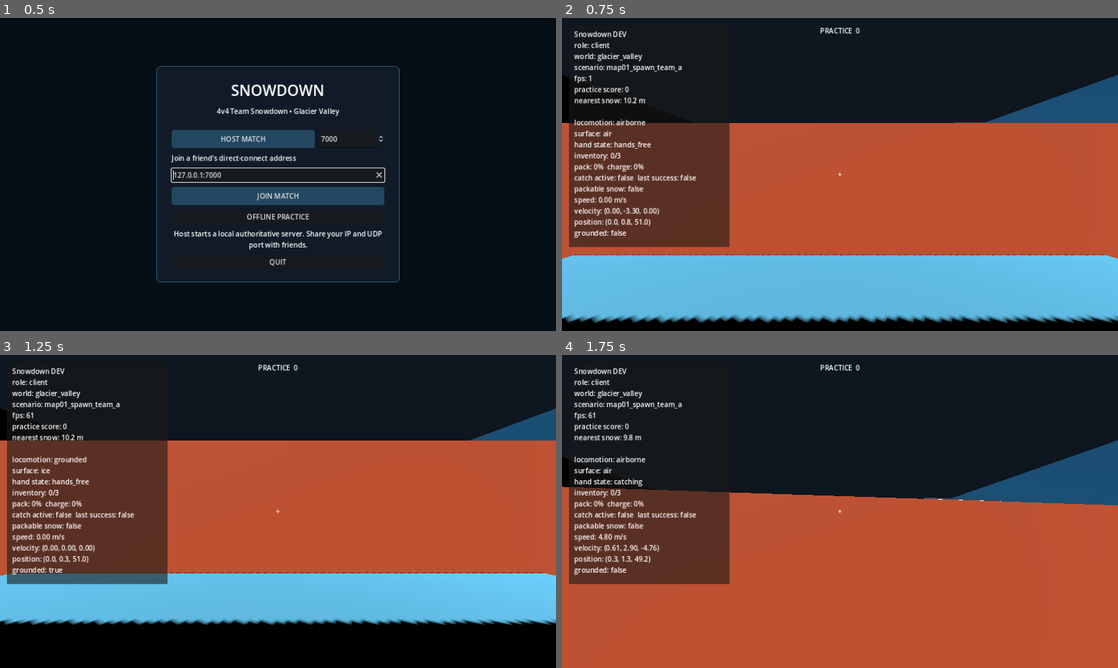
Above: before the commit, frames 1-4 (two rows, left to right).
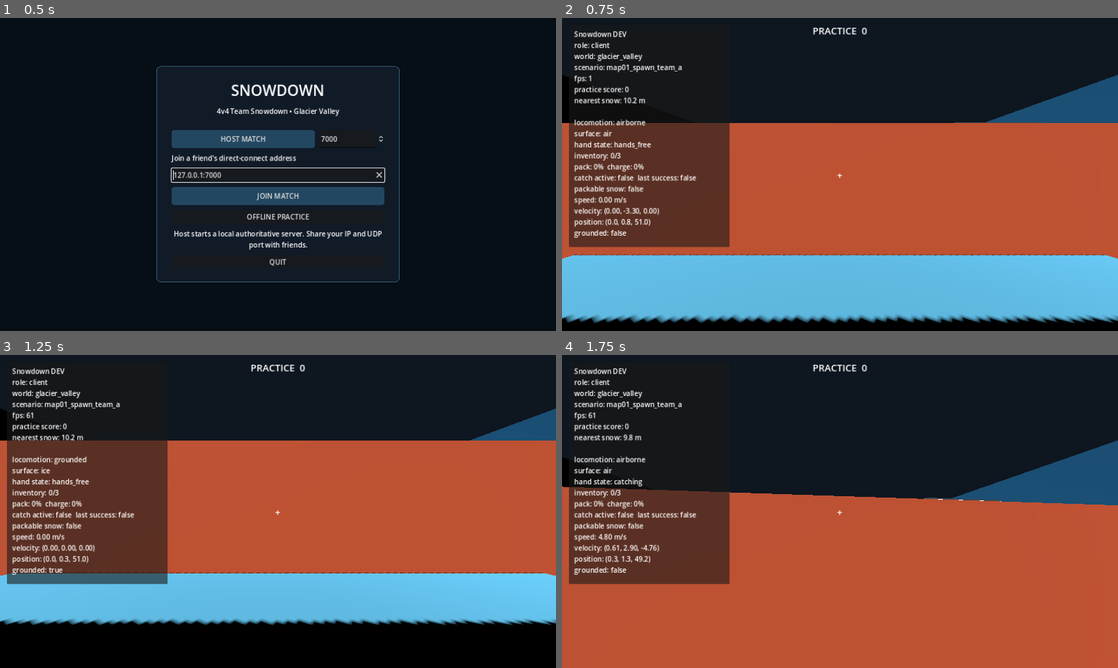
Above: after the commit, the same moments.

Repository: Mohammad-Software-Dev/SnowDownProject
Game: Godot game, scene res://scenes/bootstrap/bootstrap.tscn
Same seed, same stepped clock (60 frames per second), same inputs: the game is played once before the commit and once after it.
Inputs (mouse positions are in pixels of both pictures, inside the frame that each line leads up to):
- Up to frame 1 (0.5 s): no input
- Up to frame 2 (0.75 s): click "OFFLINE PRACTICE" at 0.5 s
- Up to frame 3 (1.25 s): no input
- Up to frame 4 (1.75 s): tap Enter at 1.25 s; move the mouse to (867, 511) at 1.27 s; hold W (move_forward) from 1.28 s (still down); right-click (867, 511) at 1.35 s; click (867, 511) at 1.42 s; tap Space (jump) at 1.52 s

Frame 1 is identical in both runs. In frame 2, 0.2% of the frame differs, in the area x 45-55%, y 3-52%; in frame 3, 0.2%; in frame 4, 0.2%.
Error before the commit: Invalid assignment of property or key 'visible' with value of type 'bool' on a base object of type 'null instance'. (res://src/ui/prototype_hud.gd:17)

Commit message:
M10: expand prototype HUD layout

Diff:
--- a/scenes/ui/prototype_hud.tscn
+++ b/scenes/ui/prototype_hud.tscn
@@ -1,6 +1,13 @@
-[gd_scene load_steps=2 format=3]
+[gd_scene load_steps=3 format=3]
 
 [ext_resource type="Script" path="res://src/ui/prototype_hud.gd" id="1"]
+
+[sub_resource type="StyleBoxFlat" id="ChargeBackground"]
+bg_color = Color(0.03, 0.06, 0.09, 0.82)
+corner_radius_top_left = 5
+corner_radius_top_right = 5
+corner_radius_bottom_right = 5
+corner_radius_bottom_left = 5
 
 [node name="PrototypeHud" type="CanvasLayer"]
 script = ExtResource("1")
@@ -15,16 +22,35 @@
 offset_top = -14.0
 offset_right = 8.0
 offset_bottom = 14.0
+theme_override_font_sizes/font_size = 22
 text = "+"
 horizontal_alignment = 1
 vertical_alignment = 1
 
+[node name="Connection" type="Label" parent="."]
+offset_left = 20.0
+offset_top = 16.0
+offset_right = 430.0
+offset_bottom = 44.0
+theme_override_font_sizes/font_size = 14
+text = "CONNECTING"
+
 [node name="Score" type="Label" parent="."]
 anchors_preset = 10
 anchor_right = 1.0
-offset_top = 18.0
-offset_bottom = 48.0
-text = "PRACTICE  0"
+offset_top = 14.0
+offset_bottom = 46.0
+theme_override_font_sizes/font_size = 22
+text = "TEAM A  0     0  TEAM B"
+horizontal_alignment = 1
+
+[node name="Phase" type="Label" parent="."]
+anchors_preset = 10
+anchor_right = 1.0
+offset_top = 46.0
+offset_bottom = 76.0
+theme_override_font_sizes/font_size = 18
+text = "WAITING FOR PLAYERS"
 horizontal_alignment = 1
 
 [node name="Feedback" type="Label" parent="."]
@@ -33,10 +59,26 @@
 anchor_top = 0.5
 anchor_right = 0.5
 anchor_bottom = 0.5
+offset_left = -260.0
+offset_top = 45.0
+offset_right = 260.0
+offset_bottom = 82.0
+theme_override_font_sizes/font_size = 17
+horizontal_alignment = 1
+
+[node name="Protection" type="Label" parent="."]
+visible = false
+anchors_preset = 8
+anchor_left = 0.5
+anchor_top = 0.5
+anchor_right = 0.5
+anchor_bottom = 0.5
 offset_left = -180.0
-offset_top = 45.0
+offset_top = 88.0
 offset_right = 180.0
-offset_bottom = 80.0
+offset_bottom = 120.0
+theme_override_font_sizes/font_size = 16
+text = "SPAWN PROTECTION"
 horizontal_alignment = 1
 
 [node name="State" type="Label" parent="."]
@@ -45,6 +87,7 @@
 anchor_bottom = 1.0
 offset_top = -55.0
 offset_bottom = -20.0
+theme_override_font_sizes/font_size = 17
 text = "SNOWBALLS 0/3"
 horizontal_alignment = 1
 
@@ -58,5 +101,6 @@
 offset_top = -92.0
 offset_right = 110.0
 offset_bottom = -76.0
+theme_override_styles/background = SubResource("ChargeBackground")
 value = 0.0
 show_percentage = false
